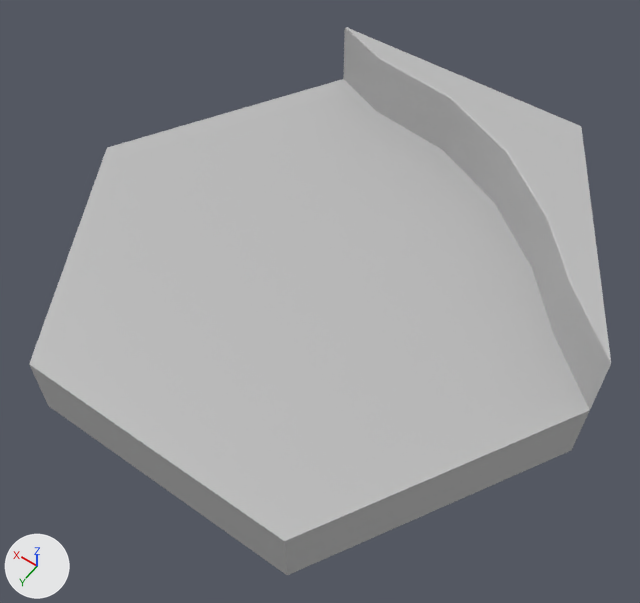
A saved change to the FBX model Ego's Precious/Assets/Models/GroundHex/hex_04_W.fbx.
The view is the same before and after, from a 50 mm camera at (-6.88, 9.64, 13.88) aimed at (-0.36, 0.5, -0.48). The lights are fixed; the arrows at lower left show +X, +Y and +Z. Where no turn or scale is listed for an object, it has been applied to the vertices.

Names of what the first picture shows: 'hex_04_W'.
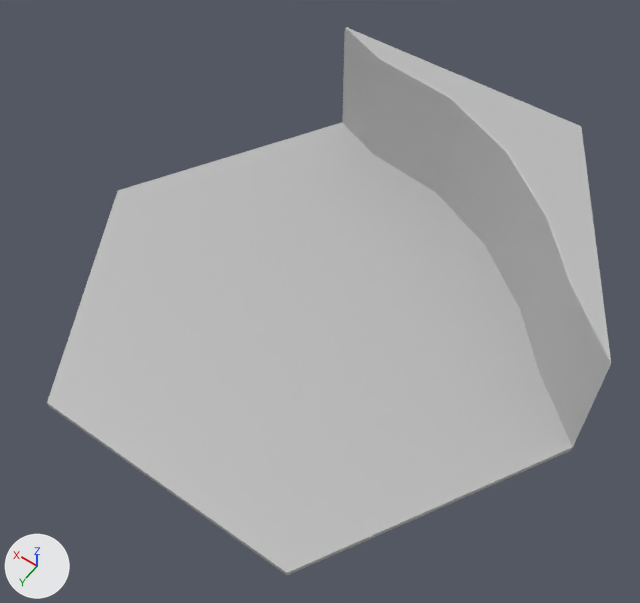
What the commit changed:
me_mesh has 45 vertices, 51 faces and spans x -6.0..6.0, y -5.2..5.2, z -1.5..1.5.
me_mesh is used by ob_hex_04_w; location (0.0, 0.0, 0.0).
me_mesh part 1: all 10 vertices in x -6.0..6.0, y -5.2..5.2, z 0.0 are moved by (0.0, 0.0, -1.38).

What differs and where, as boxes (x1, y1, x2, y2) in the pictures (640 x 603 px; the box of a moved part takes in the faces that stretch with it):
'hex_04_W', reshaped
    before: (29, 27, 611, 575)
    after: (47, 27, 611, 575)
part 1 of me_mesh, moved or reshaped
    before: (29, 76, 591, 575)
    after: (47, 76, 591, 575)
